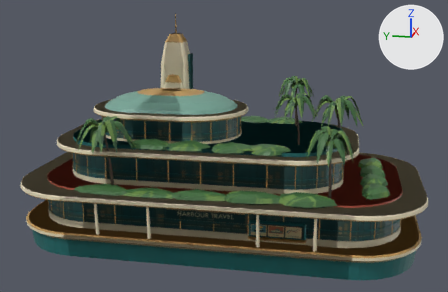
The FBX model unity/Assets/Suborned/Scenery/FerryPavilion.fbx: old version first, new version second.
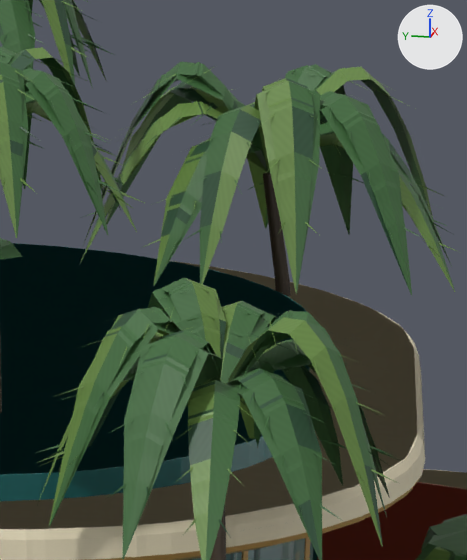
The first picture shows the older version from a 50 mm camera at (-70.91, -14.08, 25.8) aimed at (-0.59, -0.02, 8.22). The close-ups show the older and then the newer version on the part from 67% to 82% of the width and 30% to 57% of the height of that picture. Only the edits that show in the close-ups are written down. The lights are fixed; the arrows at upper right show +X, +Y and +Z.

The older version as bpy lines, for what is in view:
```python
me_ferrypavilion_close = bpy.data.meshes.new('FerryPavilion Close')
me_ferrypavilion_close.from_pydata(...)  # 9295 vertices, 5636 faces; spans x -12.8..12.8, y -23.0..23.0, z -2.2..23.4
me_ferrypavilion_close.materials.append(mat_harbour_trim_sheet)  # picture img_ferrycolour_png
me_ferrypavilion_horizon = bpy.data.meshes.new('FerryPavilion Horizon')
me_ferrypavilion_horizon.from_pydata(...)  # 2363 vertices, 1564 faces; spans x -12.8..12.8, y -23.0..23.0, z -2.2..23.4
me_ferrypavilion_horizon.materials.append(mat_harbour_trim_sheet)  # picture img_ferrycolour_png
me_ferrypavilion_street = bpy.data.meshes.new('FerryPavilion Street')
me_ferrypavilion_street.from_pydata(...)  # 4091 vertices, 2681 faces; spans x -12.8..12.8, y -23.0..23.0, z -2.2..23.4
me_ferrypavilion_street.materials.append(mat_harbour_trim_sheet)  # picture img_ferrycolour_png
ob_ferrypavilion_close = bpy.data.objects.new('FerryPavilion Close', me_ferrypavilion_close)
ob_ferrypavilion_close.location = (0.0, 0.0, 0.0)
ob_ferrypavilion_horizon = bpy.data.objects.new('FerryPavilion Horizon', me_ferrypavilion_horizon)
ob_ferrypavilion_horizon.location = (0.0, 0.0, 0.0)
ob_ferrypavilion_street = bpy.data.objects.new('FerryPavilion Street', me_ferrypavilion_street)
ob_ferrypavilion_street.location = (0.0, 0.0, 0.0)
```
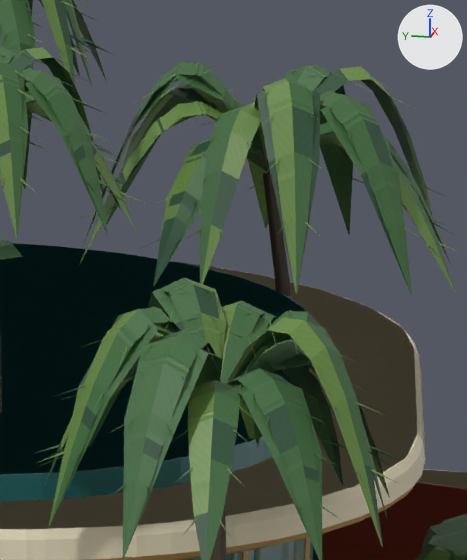
What differs and where, as boxes (x1, y1, x2, y2) in the close-ups (467 x 560 px; the box of a moved part takes in the faces that stretch with it):
part 1 of me_ferrypavilion_close, moved or reshaped: (139, 308, 286, 467) in both
part 2 of me_ferrypavilion_close, surface changed: (40, 69, 393, 560) in both
part 3 of me_ferrypavilion_street, surface changed: (0, 42, 384, 482) in both
part 4 of me_ferrypavilion_horizon, surface changed: (79, 91, 385, 486) in both

The change, as a diff of the scene's bpy script:
```diff
--- a/unity/Assets/Suborned/Scenery/FerryPavilion.fbx.py
+++ b/unity/Assets/Suborned/Scenery/FerryPavilion.fbx.py
@@ me_ferrypavilion_horizon @@
 # used by ob_ferrypavilion_horizon; location = (0.0, 0.0, 0.0)
-me_ferrypavilion_horizon.from_pydata(...)  # 2363 vertices, 1564 faces; spans x -12.8..12.8, y -23.0..23.0, z -2.2..23.4
+me_ferrypavilion_horizon.from_pydata(...)  # 2367 vertices, 1565 faces; spans x -12.8..12.8, y -23.0..23.0, z -2.2..23.4
+# me_ferrypavilion_horizon part 4: 18 kept faces spanning x -9.7..9.8, y -15.1..10.1, z 9.2..15.0 get new texture (UV) coordinates
+# edits to the shape of me_ferrypavilion_horizon do not show in these pictures
 me_ferrypavilion_horizon.materials.append(mat_harbour_trim_sheet)
@@ me_ferrypavilion_close @@
 # used by ob_ferrypavilion_close; location = (0.0, 0.0, 0.0)
-me_ferrypavilion_close.from_pydata(...)  # 9295 vertices, 5636 faces; spans x -12.8..12.8, y -23.0..23.0, z -2.2..23.4
+me_ferrypavilion_close.from_pydata(...)  # 9299 vertices, 5637 faces; spans x -12.8..12.8, y -23.0..23.0, z -2.2..23.4
+# me_ferrypavilion_close part 1: 16 vertices moved within x -9.9..-5.8, y -13.7..-11.4, z 11.0..12.0; 4 vertices added at x -10.8, y -10.4..-4.9, z 3.1..3.8
+# me_ferrypavilion_close part 2: 147 kept faces spanning x -12.2..10.6, y -15.1..14.4, z 9.2..15.5 get new texture (UV) coordinates
+# other edits to the shape of me_ferrypavilion_close do not show in these pictures
 me_ferrypavilion_close.materials.append(mat_harbour_trim_sheet)
@@ me_ferrypavilion_street @@
 # used by ob_ferrypavilion_street; location = (0.0, 0.0, 0.0)
-me_ferrypavilion_street.from_pydata(...)  # 4091 vertices, 2681 faces; spans x -12.8..12.8, y -23.0..23.0, z -2.2..23.4
+me_ferrypavilion_street.from_pydata(...)  # 4095 vertices, 2682 faces; spans x -12.8..12.8, y -23.0..23.0, z -2.2..23.4
+# me_ferrypavilion_street part 3: 98 kept faces spanning x -11.9..9.9, y -15.0..13.4, z 9.2..15.6 get new texture (UV) coordinates
+# edits to the shape of me_ferrypavilion_street do not show in these pictures
 me_ferrypavilion_street.materials.append(mat_harbour_trim_sheet)
```
